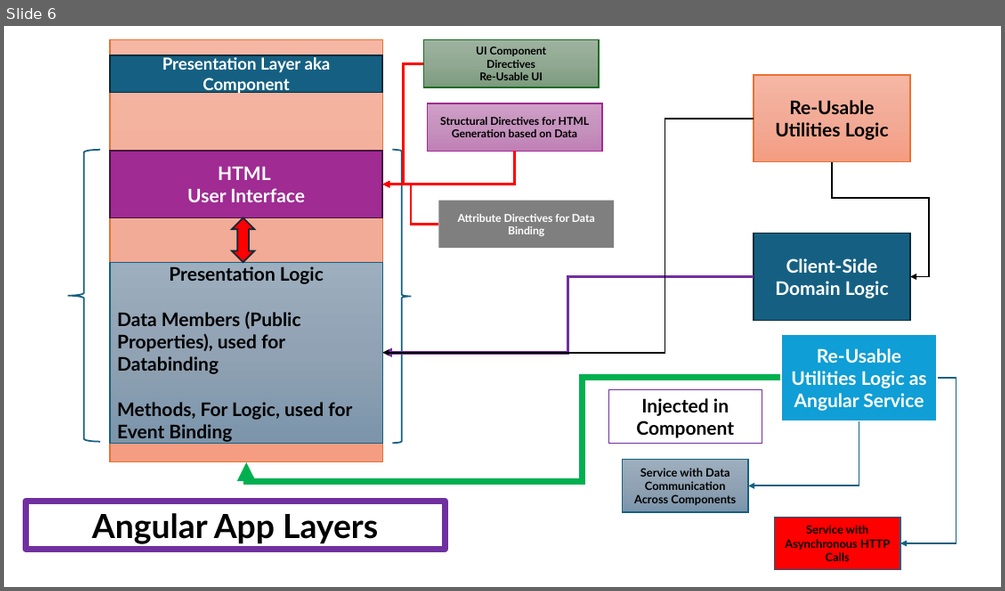
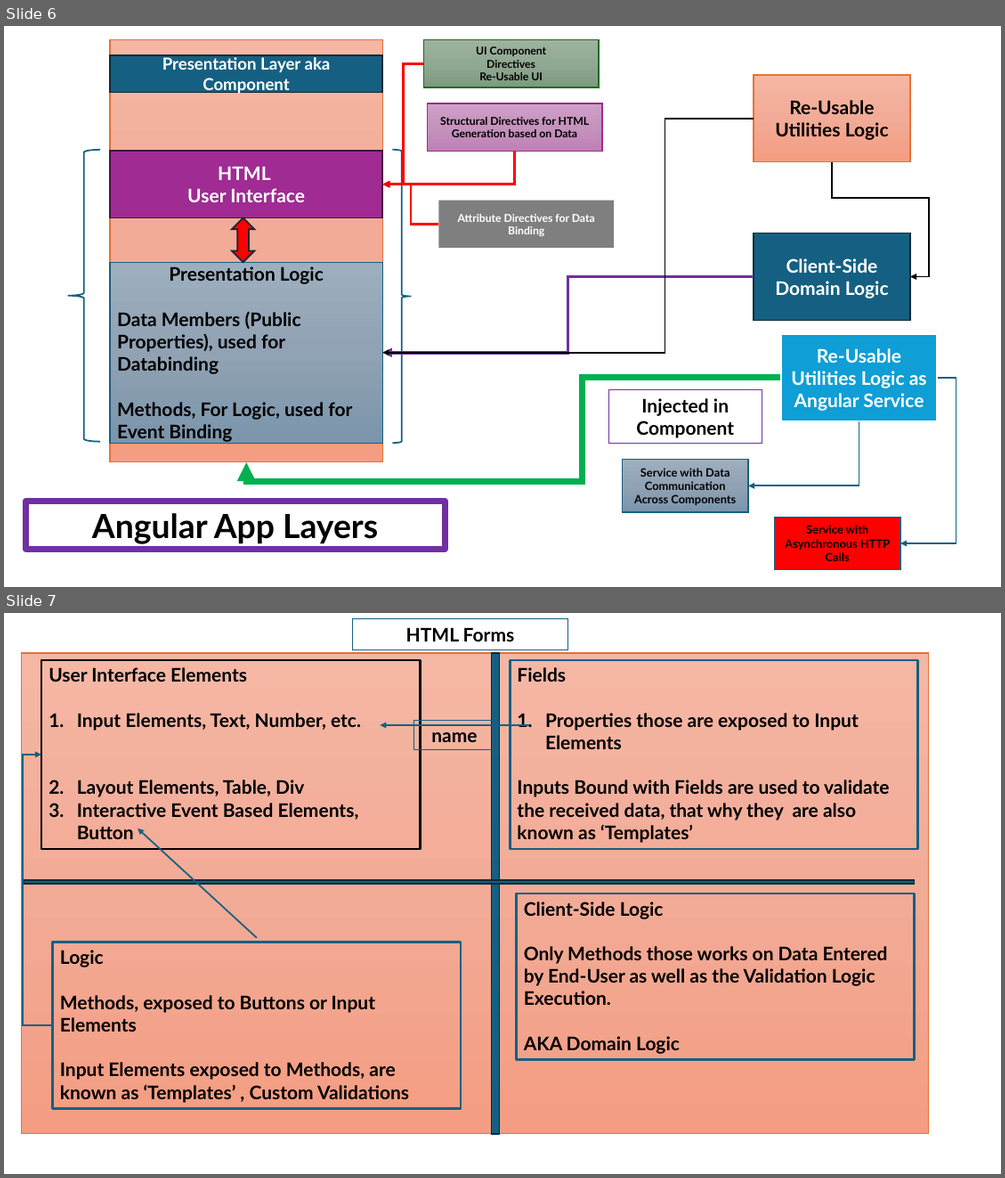
Before and after one commit to maheshsabnis/ng17guard, a slide deck: my-ng-app/Angular_Training_Images.pptx. Shown one above the other, each under a label of ours: slide 6 before the commit, slides 6 and 7 after it. The pictures are 1005x591 and 1005x1178 pixels, drawn with LibreOffice and Linux fonts; fonts in the diff are those of the drawing. Boxes give left, top, right and bottom in pixels: in the first picture for what was removed or moved away, otherwise in the second. Text is boxed around its words. In the diff, an @@ line names an element or a change of style, - is before the commit and + after.

```diff
--- a/my-ng-app/Angular_Training_Images.pptx
+++ b/my-ng-app/Angular_Training_Images.pptx
@@ slide 7 added at (x1=4, y1=613, x2=1001, y2=1174), background #FFFFFF @@
@@ rectangle added at (x1=353, y1=619, x2=568, y2=650), outline #156082 0.75 pt, 18 pt, text #000000, bold @@
+HTML Forms
@@ rectangle added at (x1=21, y1=653, x2=928, y2=1135), fill gradient #F5B8A5 to #F2AB96 to #F59E82, outline #E97132 1 pt @@
@@ rectangle added at (x1=41, y1=660, x2=420, y2=849), outline #000000 2.25 pt, 18 pt, text #000000, bold @@
+User Interface Elements
+1. Input Elements, Text, Number, etc.
+2. Layout Elements, Table, Div
+3. Interactive Event Based Elements, Button
@@ rectangle added at (x1=492, y1=653, x2=500, y2=1135), fill #156082, outline #092A39 1.5 pt @@
@@ rectangle added at (x1=510, y1=660, x2=918, y2=849), outline #156082 2.25 pt, 18 pt, text #000000, bold @@
+Fields
+1. Properties those are exposed to Input Elements
+Inputs Bound with Fields are used to validate the received data, that why they are also known as ‘Templates’
@@ arrow added from (530, 725) to (380, 725), #156082 1.5 pt @@
@@ rectangle added at (x1=414, y1=720, x2=494, y2=750), outline #156082 0.75 pt, 18 pt, text #000000, bold @@
+name
@@ elbow arrow added from (53, 1025) to (41, 755), #156082 1.5 pt @@
@@ arrow added from (257, 938) to (138, 828), #156082 1.5 pt @@
@@ rectangle added at (x1=24, y1=880, x2=914, y2=884), fill #156082, outline #092A39 1.5 pt @@
@@ rectangle added at (x1=517, y1=893, x2=914, y2=1060), outline #156082 2.25 pt, 18 pt, text #000000, bold @@
+Client-Side Logic
+Only Methods those works on Data Entered by End-User as well as the Validation Logic Execution.
+AKA Domain Logic
@@ rectangle added at (x1=53, y1=942, x2=461, y2=1108), outline #156082 2.25 pt, 18 pt, text #000000, bold @@
+Logic
+Methods, exposed to Buttons or Input Elements
+Input Elements exposed to Methods, are known as ‘Templates’ , Custom Validations
```
Also in this commit, not shown: 2 other slides added, 20 other files.
